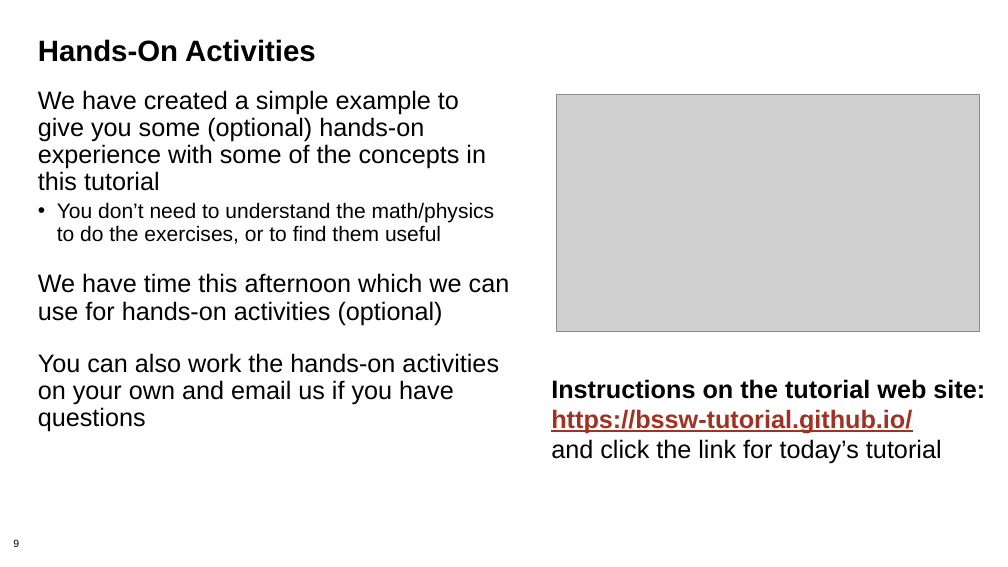
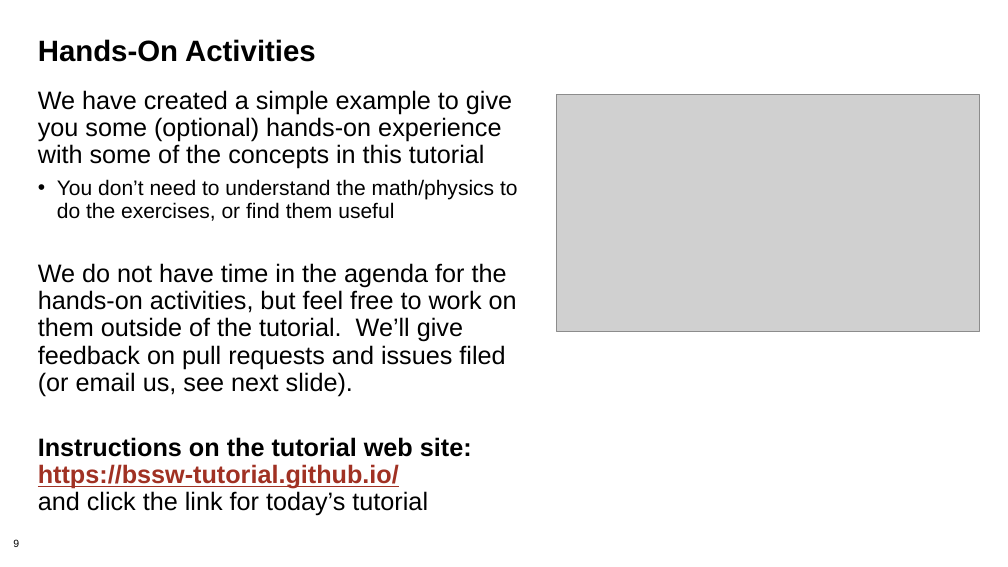
Before and after one commit to bssw-tutorial/presentations, a slide deck: slide 9 of intro.pptx. Drawn at 1008x567 pixels with LibreOffice and Linux fonts; fonts in the diff are those of the drawing; grey boxes stand for pictures; background and template pictures are left out. Boxes give left, top, right and bottom in pixels: in the first picture for what was removed or moved away, otherwise in the second. Text is boxed around its words. In the diff, an @@ line names an element or a change of style, - is before the commit and + after.

```diff
--- a/intro.pptx
+++ b/intro.pptx
@@ text at <box>38,179,518,516</box>: text changed @@
-• You don’t need to understand the math/physics to do the exercises, or to find them useful
-We have time this afternoon which we can use for hands-on activities (optional)
-You can also work the hands-on activities on your own and email us if you have questions
+• You don’t need to understand the math/physics to do the exercises, or find them useful
+We do not have time in the agenda for the hands-on activities, but feel free to work on them outside of the tutorial. We’ll give feedback on pull requests and issues filed (or email us, see next slide).
+Instructions on the tutorial web site: https://bssw-tutorial.github.io/
+and click the link for today’s tutorial
@@ text removed at <box>551,379,985,464</box> @@
-Instructions on the tutorial web site: https://bssw-tutorial.github.io/
-and click the link for today’s tutorial
```
Also in this commit, not shown: 4 other slides changed, 6 other files.
